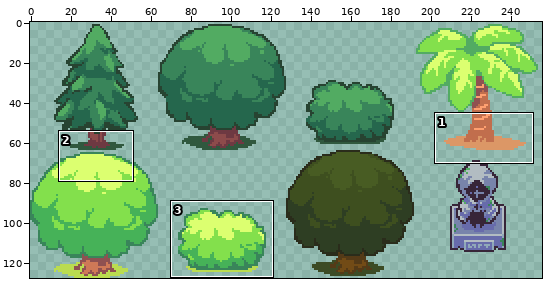
A pixel-art file gets an edit: 64x64_Decors.aseprite. The picture above shows the old version from afar; the outline marks the close-up.
Close-up. Earlier state:
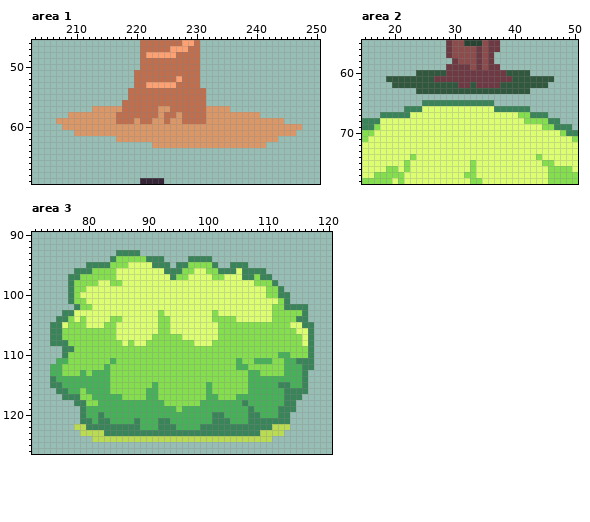
256x128 pixels, 1 frame. Shown: area 1: x 203..250, y 46..69; area 2: x 15..50, y 55..78; area 3: x 71..120, y 90..126. The commit also changed other parts of the picture, which this record leaves out.
After the commit:
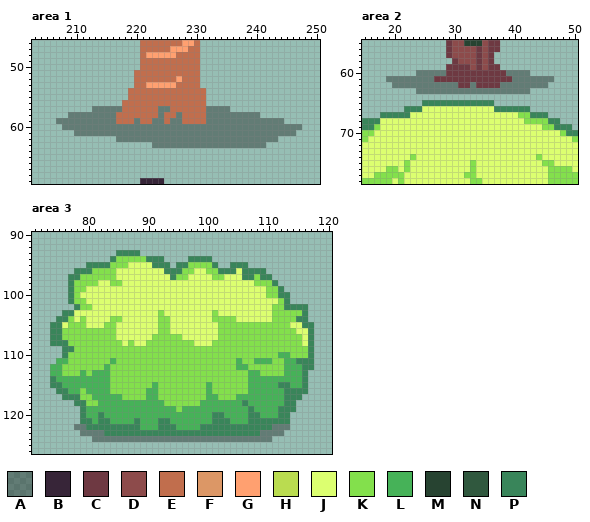
Palette (. is transparent): A #00000059  B #372538  C #6e3942  D #8d4b4b  E #c16e4d  F #dc9766  G #ffa070  H #badc50  J #dcff70  K #83e04c  L #46b258  M #274331  N #30583e  P #39855a
Changes in this commit:
Changed rows in their new state; - is an unchanged pixel.
Area 1:
first column x 207:
57 ------AAAAA------AA------AAAA------------
58 --AAAAAAAA-------A--A----AAAAAAAAA-------
59 AAAAAAAAAA---A--AA-AA----AAAAAAAAAAAAA---
60 -AAAAAAAAAAAAAAAAAAAAAAAAAAAAAAAAAAAAAAAA
61 ---AAAAAAAAAAAAAAAAAAAAAAAAAAAAAAAAAAAAA-
62 ----------AAAAAAAAAAAAAAAAAAAAAAAAAAA----
63 ----------------AAAAAAAAAAAAAAAAAAA------
Area 2:
first column x 19:
60 -----AAAAA----------AAAA----
61 AAAAAAAA-------------AAAAAAA
62 -AAAAAAAAAAA--A----AAAAAAAA-
63 -----AAAAAAAAAAAAAAAAAAA----
Area 3:
first column x 78:
122 AA-------------------------------AAA
123 -AAAA--------------------------AAAA-
124 ---AAAAAAAAAAAAAAAAAAAAAAAAAAAAAA---
Where, in picture pixels (left, top, right, bottom), the same in both close-ups:
changed: (56, 106, 302, 148)
changed: (386, 70, 554, 94)
changed: (74, 424, 290, 442)
